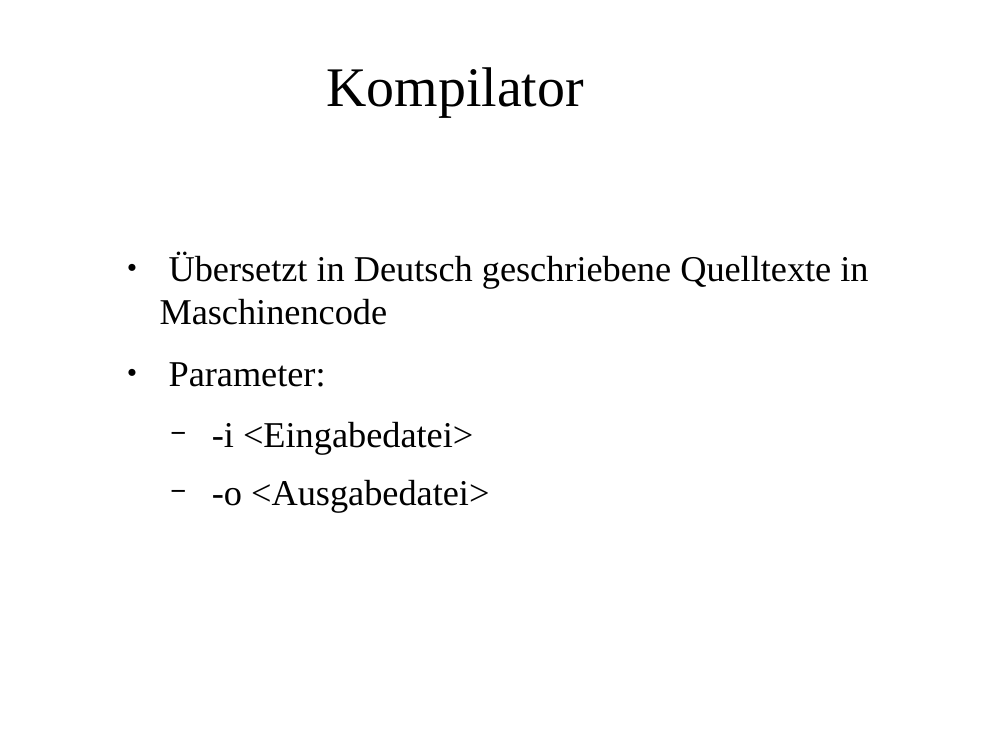
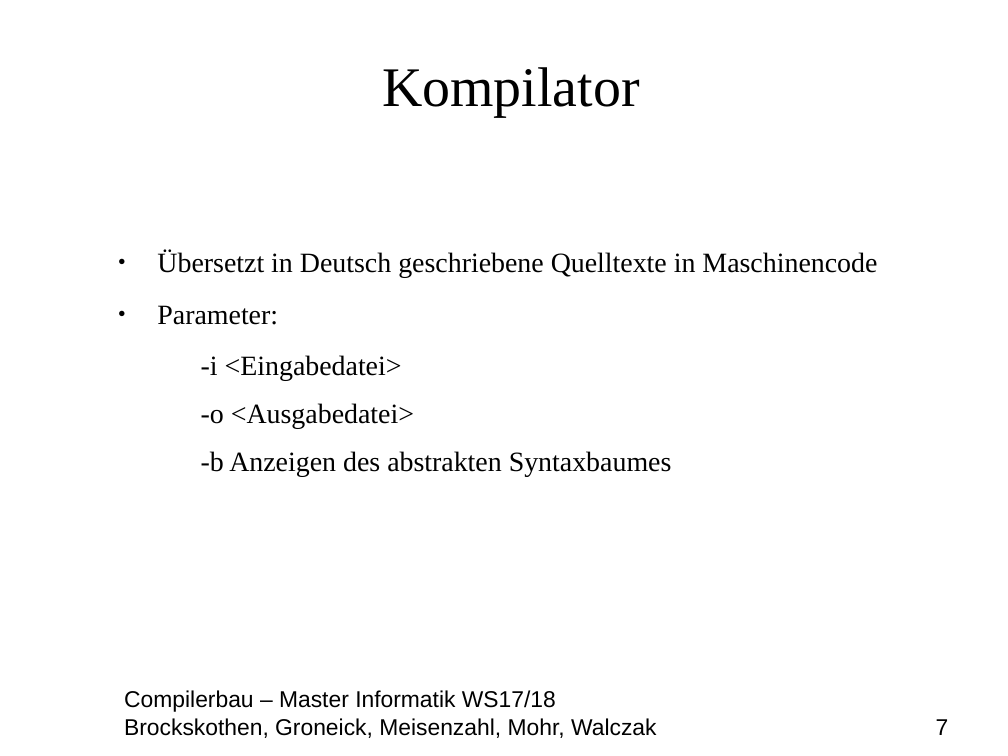
Before and after one commit to MasterInformatikHsBochum/Eine-deutsche-Praesentation, a slide deck: slide 7 of Präsentation.odp. Drawn at 1008x756 pixels with LibreOffice and Linux fonts; fonts in the diff are those of the drawing; background and template pictures are left out. Boxes give left, top, right and bottom in pixels: in the first picture for what was removed or moved away, otherwise in the second. Text is boxed around its words. In the diff, an @@ line names an element or a change of style, - is before the commit and + after.

Commit message:
Folienmaster angepasst und andere Darstellung des abstrakten Syntaxbaumes hinzugefügt.

```diff
--- a/Präsentation.odp
+++ b/Präsentation.odp
@@ title "Kompilator": place and size @@
-title "Kompilator" at <box>326,67,583,117</box>
+title "Kompilator" at <box>382,67,639,117</box>
@@ text at <box>157,251,877,429</box>: size 28.6 to 22 pt in "Übersetzt in Deutsch geschriebene Quelltexte in Maschinencod ...", "Parameter:", "-i <Eingabedatei>", "-o <Ausgabedatei>"; bullet − to none @@
@@ text at <box>201,451,672,477</box>: paragraph added @@
+  -b Anzeigen des abstrakten Syntaxbaumes
@@ text added at <box>124,690,949,738</box>, 18 pt, text #000000 @@
+Compilerbau – Master Informatik WS17/18
+Brockskothen, Groneick, Meisenzahl, Mohr, Walczak 7
```
Also in this commit, not shown: 11 other slides changed, 1 other file.
